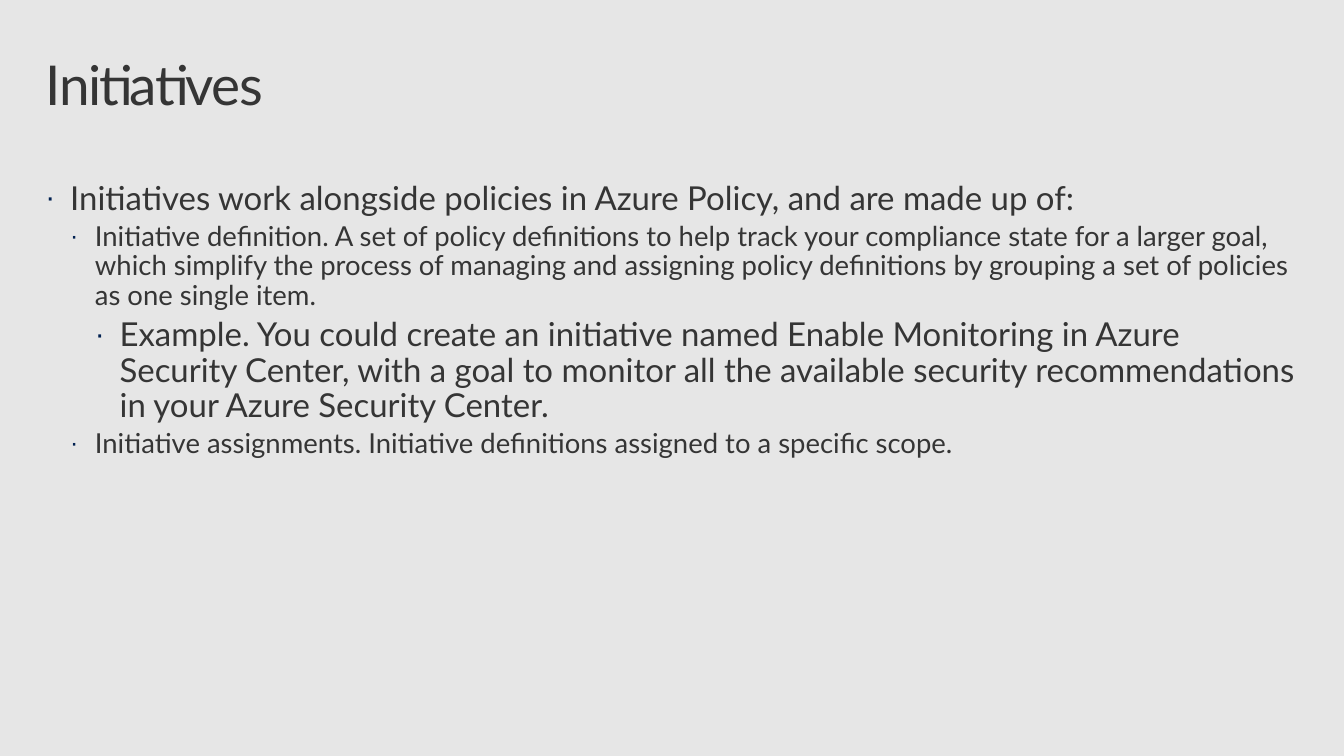
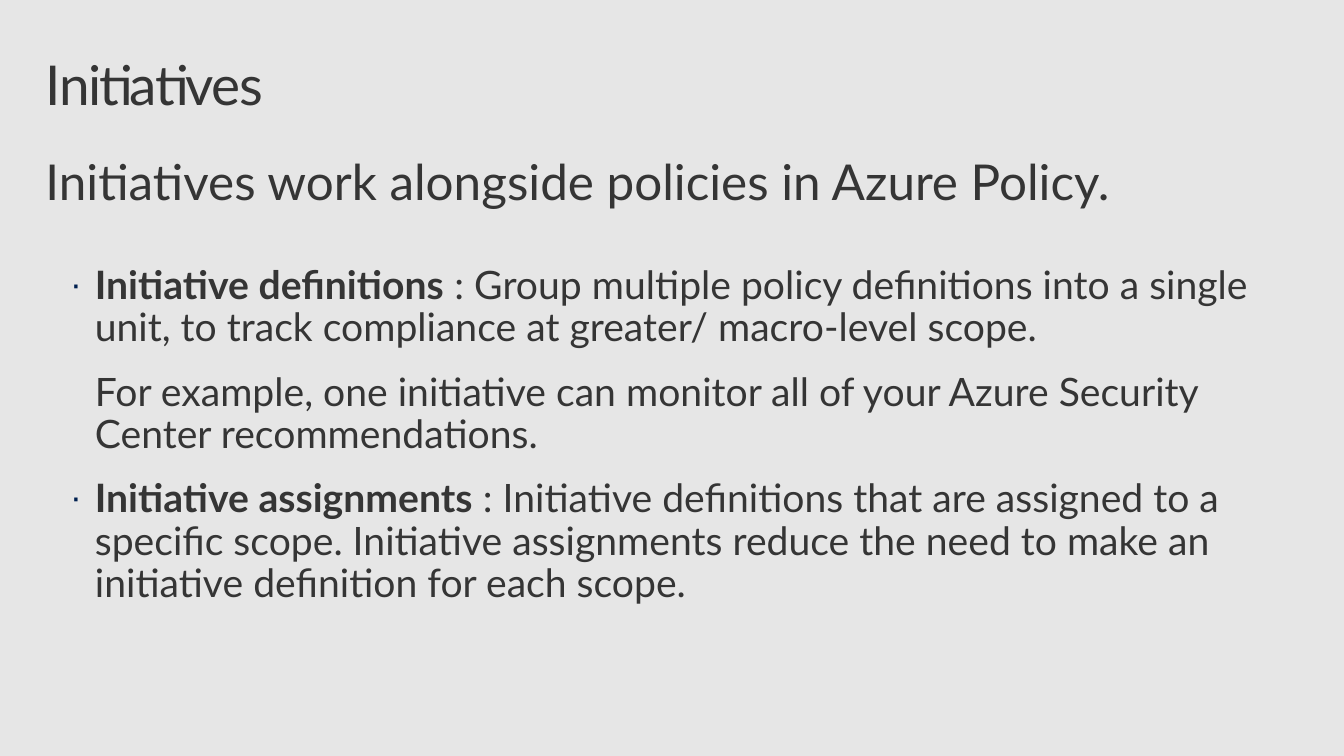
Before and after one commit to CSA-OCP-GER/azure-fundamentals-v2, a slide deck: slide 26 of 3_security-compliance-trust/3_security-compliance-trust.pptx (slide 24 before the commit). Drawn at 1344x756 pixels with LibreOffice and Linux fonts; fonts in the diff are those of the drawing; background and template pictures are left out. Boxes give left, top, right and bottom in pixels: in the first picture for what was removed or moved away, otherwise in the second. Text is boxed around its words. In the diff, an @@ line names an element or a change of style, - is before the commit and + after.

```diff
--- a/3_security-compliance-trust/3_security-compliance-trust.pptx
+++ b/3_security-compliance-trust/3_security-compliance-trust.pptx
@@ text at (45, 163, 1247, 604): text changed; size 20 to 28.6 pt @@
-· Initiatives work alongside policies in Azure Policy, and are made up of:
-  · Initiative definition. A set of policy definitions to help track your compliance state for a larger goal, which simplify the process of managing and assigning policy definitions by grouping a set of policies as one single item.
-    · Example. You could create an initiative named Enable Monitoring in Azure Security Center, with a goal to monitor all the available security recommendations in your Azure Security Center.
-  · Initiative assignments. Initiative definitions assigned to a specific scope.
+Initiatives work alongside policies in Azure Policy.
+  · Initiative definitions : Group multiple policy definitions into a single unit, to track compliance at greater/ macro-level scope.
+  For example, one initiative can monitor all of your Azure Security Center recommendations.
+  · Initiative assignments : Initiative definitions that are assigned to a specific scope. Initiative assignments reduce the need to make an initiative definition for each scope.
```
Also in this commit, not shown: 3 other slides changed, 8 slides added, 4 slides removed, 1 other file.
